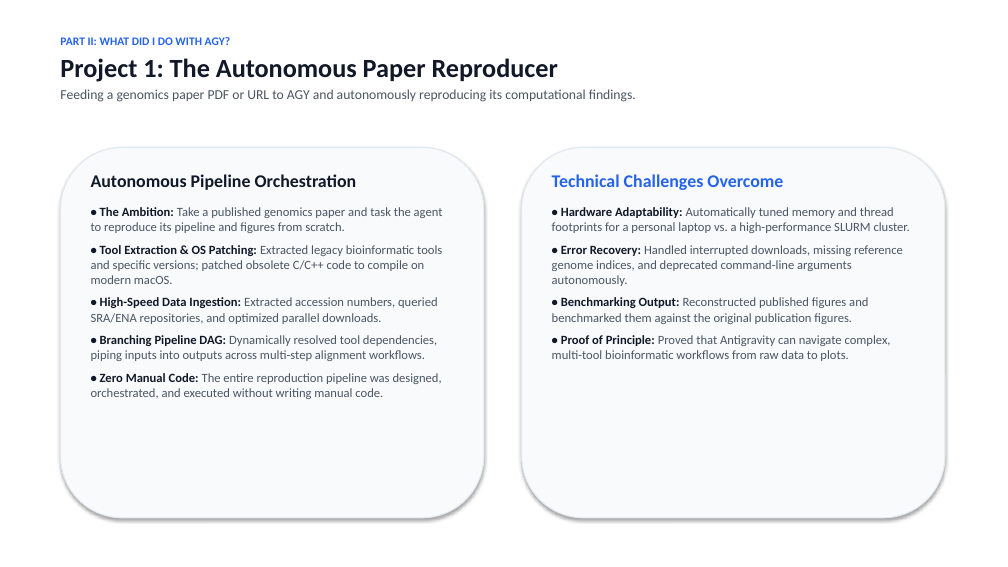
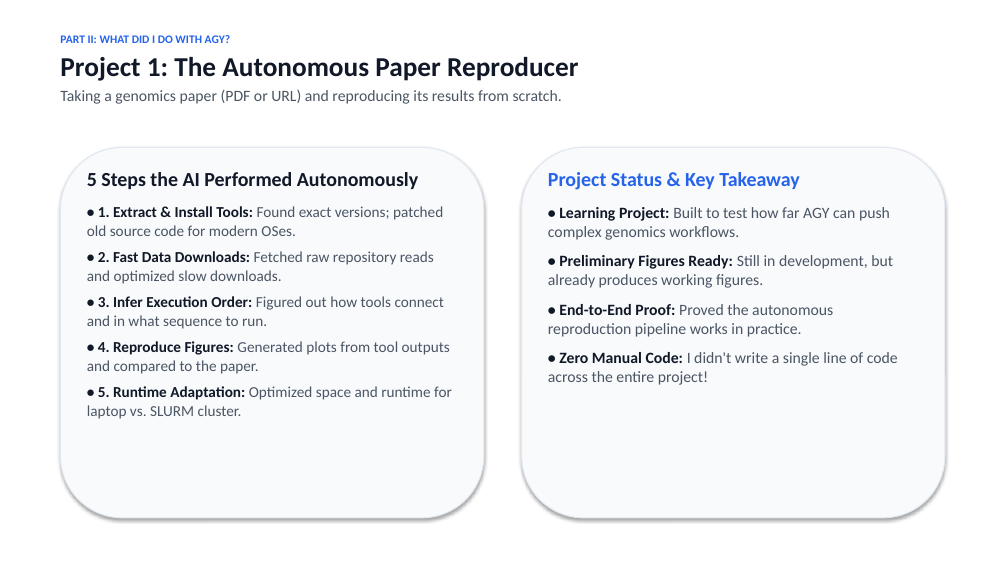
Before and after one commit to berman-lab/antigravity-intoduction-presentation, a slide deck: slide 6 of antigravity_lab_presentation.pptx. Drawn at 1008x567 pixels with LibreOffice and Linux fonts; fonts in the diff are those of the drawing. Boxes give left, top, right and bottom in pixels: in the first picture for what was removed or moved away, otherwise in the second. Text is boxed around its words. In the diff, an @@ line names an element or a change of style, - is before the commit and + after.

```diff
--- a/antigravity_lab_presentation.pptx
+++ b/antigravity_lab_presentation.pptx
@@ text at (60,57,579,81): size 25 to 26 pt in "Project 1: The Autonomous Paper Reproducer" @@
@@ text at (60,90,562,104): text changed; size 13 to 15 pt @@
-Feeding a genomics paper PDF or URL to AGY and autonomously reproducing its computational findings.
+Taking a genomics paper (PDF or URL) and reproducing its results from scratch.
@@ text at (87,172,452,419): text changed; size 12 to 14.5 pt @@
-Autonomous Pipeline Orchestration
-• The Ambition: Take a published genomics paper and task the agent to reproduce its pipeline and figures from scratch.
-• Tool Extraction & OS Patching: Extracted legacy bioinformatic tools and specific versions; patched obsolete C/C++ code to compile on modern macOS.
-• High-Speed Data Ingestion: Extracted accession numbers, queried SRA/ENA repositories, and optimized parallel downloads.
-• Branching Pipeline DAG: Dynamically resolved tool dependencies, piping inputs into outputs across multi-step alignment workflows.
-• Zero Manual Code: The entire reproduction pipeline was designed, orchestrated, and executed without writing manual code.
+5 Steps the AI Performed Autonomously
+• 1. Extract & Install Tools: Found exact versions; patched old source code for modern OSes.
+• 2. Fast Data Downloads: Fetched raw repository reads and optimized slow downloads.
+• 3. Infer Execution Order: Figured out how tools connect and in what sequence to run.
+• 4. Reproduce Figures: Generated plots from tool outputs and compared to the paper.
+• 5. Runtime Adaptation: Optimized space and runtime for laptop vs. SLURM cluster.
@@ text at (548,172,898,385): text changed; size 12 to 15 pt @@
-Technical Challenges Overcome
-• Hardware Adaptability: Automatically tuned memory and thread footprints for a personal laptop vs. a high-performance SLURM cluster.
-• Error Recovery: Handled interrupted downloads, missing reference genome indices, and deprecated command-line arguments autonomously.
-• Benchmarking Output: Reconstructed published figures and benchmarked them against the original publication figures.
-• Proof of Principle: Proved that Antigravity can navigate complex, multi-tool bioinformatic workflows from raw data to plots.
+Project Status & Key Takeaway
+• Learning Project: Built to test how far AGY can push complex genomics workflows.
+• Preliminary Figures Ready: Still in development, but already produces working figures.
+• End-to-End Proof: Proved the autonomous reproduction pipeline works in practice.
+• Zero Manual Code: I didn't write a single line of code across the entire project!
```
Also in this commit, not shown: 28 other slides changed, 1 other file.
